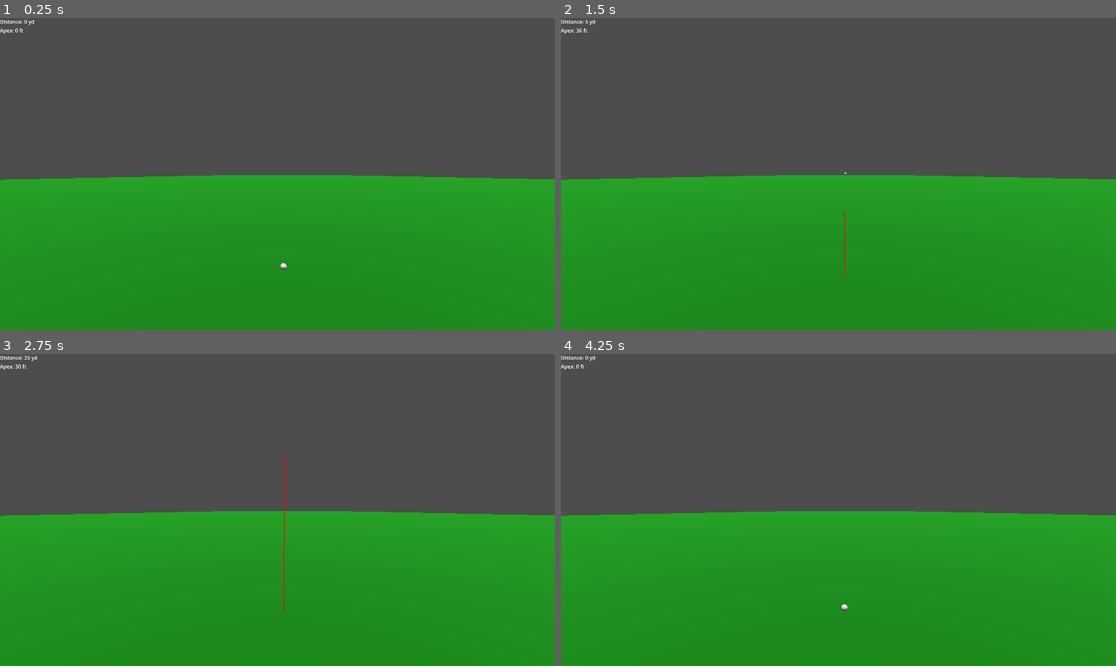
Above: before the commit, frames 1-4 (two rows, left to right).
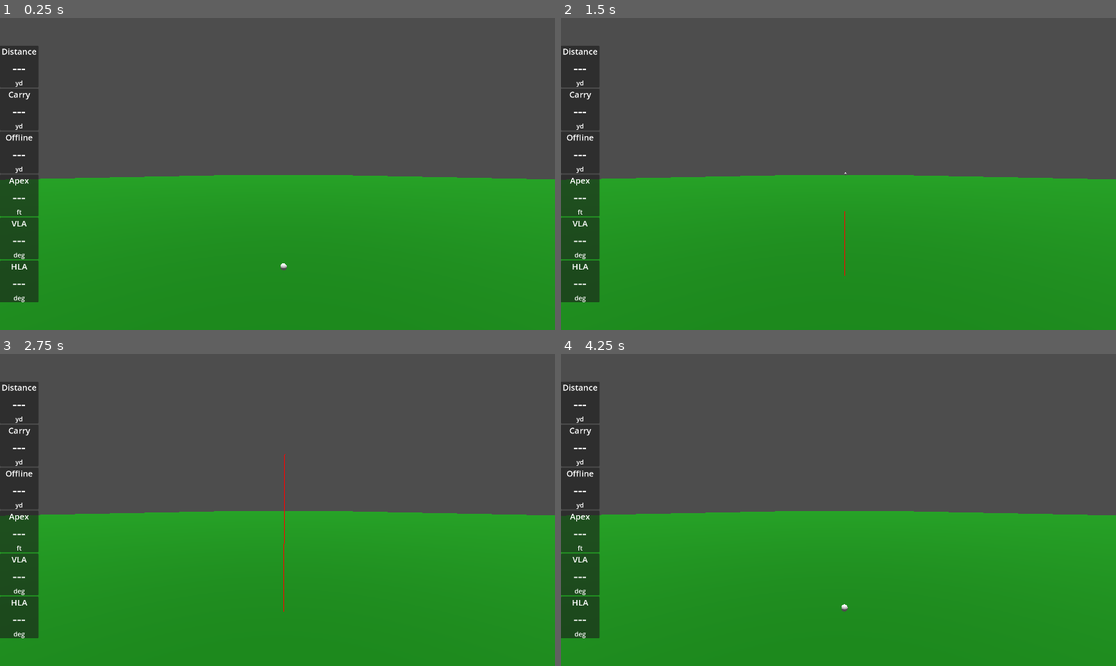
Above: after the commit, the same moments.

Repository: jhauck2/JaySimG
Game: Godot game, scene res://range.tscn
Same seed, same stepped clock (60 frames per second), same inputs: the game is played once before the commit and once after it.
Inputs:
- Up to frame 1 (0.25 s): no input
- Up to frame 2 (1.5 s): tap H (hit) at 0.6, 1.35 s; tap Enter at 1.25 s
- Up to frame 3 (2.75 s): tap R (reset) at 2 s; tap H (hit) at 2.1 s
- Up to frame 4 (4.25 s): tap R (reset) at 2.75, 3.5, 4.15 s; tap H (hit) at 2.85, 3.6 s

The runs differ from the first frame. In frame 1, 5.6% of the frame differs, in the area x 0-8%, y 0-92%; in frame 2, 5.6%; in frame 3, 5.6%; in frame 4, 5.6%.

Commit message:
Updated range UI

Diff:
--- /dev/null
+++ b/data_panel.gd
@@ -0,0 +1,27 @@
+extends PanelContainer
+@export var label: String = "Label"
+@export var data: String = "---"
+@export var units: String = "units"
+
+# Called when the node enters the scene tree for the first time.
+func _ready() -> void:
+	set_label(label)
+	set_data(data)
+	set_units(units)
+
+
+# Called every frame. 'delta' is the elapsed time since the previous frame.
+func _process(delta: float) -> void:
+	pass
+
+
+func set_label(label: String):
+	$VBoxContainer/Label.text = label
+
+
+func set_data(value: String):
+	$VBoxContainer/Data.text = value
+
+
+func set_units(units: String):
+	$VBoxContainer/Units.text = units
--- /dev/null
+++ b/data_panel.tscn
@@ -0,0 +1,28 @@
+[gd_scene load_steps=2 format=3 uid="uid://bxqjwaed60ykh"]
+
+[ext_resource type="Script" uid="uid://xfw7yhivttql" path="res://data_panel.gd" id="1_440qv"]
+
+[node name="DataPanel" type="PanelContainer"]
+custom_minimum_size = Vector2(100, 0)
+script = ExtResource("1_440qv")
+
+[node name="VBoxContainer" type="VBoxContainer" parent="."]
+layout_mode = 2
+
+[node name="Label" type="Label" parent="VBoxContainer"]
+layout_mode = 2
+theme_override_font_sizes/font_size = 26
+text = "Label"
+horizontal_alignment = 1
+
+[node name="Data" type="Label" parent="VBoxContainer"]
+layout_mode = 2
+theme_override_font_sizes/font_size = 42
+text = "---"
+horizontal_alignment = 1
+
+[node name="Units" type="Label" parent="VBoxContainer"]
+layout_mode = 2
+theme_override_font_sizes/font_size = 20
+text = "unit"
+horizontal_alignment = 1
--- a/range.tscn
+++ b/range.tscn
@@ -1,8 +1,9 @@
-[gd_scene load_steps=8 format=3 uid="uid://b1idtxfp7eoke"]
+[gd_scene load_steps=9 format=3 uid="uid://b1idtxfp7eoke"]
 
 [ext_resource type="Script" uid="uid://c4whkfuiysonu" path="res://range.gd" id="1_sunpe"]
 [ext_resource type="Script" uid="uid://bg5tbfjpq3flx" path="res://tcp_client.gd" id="2_d1a0v"]
 [ext_resource type="PackedScene" uid="uid://w55fmvo7ly8g" path="res://golf_ball.tscn" id="3_4jr3s"]
+[ext_resource type="PackedScene" uid="uid://da1vsfwmbk8vw" path="res://range_ui.tscn" id="4_d1a0v"]
 
 [sub_resource type="Environment" id="Environment_sunpe"]
 ambient_light_color = Color(1, 1, 1, 1)
@@ -49,6 +50,7 @@
 light_indirect_energy = 6.592
 
 [node name="VBoxContainer" type="VBoxContainer" parent="."]
+visible = false
 offset_right = 40.0
 offset_bottom = 40.0
 
@@ -60,5 +62,7 @@
 layout_mode = 2
 text = "Apex: "
 
+[node name="RangeUI" parent="." instance=ExtResource("4_d1a0v")]
+
 [connection signal="hit_ball" from="TCPClient" to="GolfBall" method="_on_tcp_client_hit_ball"]
 [connection signal="good_data" from="GolfBall" to="TCPClient" method="_on_golf_ball_good_data"]
--- /dev/null
+++ b/range_ui.tscn
@@ -0,0 +1,47 @@
+[gd_scene load_steps=2 format=3 uid="uid://da1vsfwmbk8vw"]
+
+[ext_resource type="PackedScene" uid="uid://bxqjwaed60ykh" path="res://data_panel.tscn" id="1_q72xt"]
+
+[node name="RangeUI" type="MarginContainer"]
+anchors_preset = 15
+anchor_right = 1.0
+anchor_bottom = 1.0
+grow_horizontal = 2
+grow_vertical = 2
+size_flags_vertical = 3
+
+[node name="VBoxContainer" type="VBoxContainer" parent="."]
+custom_minimum_size = Vector2(120, 0)
+layout_mode = 2
+size_flags_horizontal = 0
+size_flags_vertical = 4
+
+[node name="Distance" parent="VBoxContainer" instance=ExtResource("1_q72xt")]
+layout_mode = 2
+label = "Distance"
+units = "yd"
+
+[node name="Carry" parent="VBoxContainer" instance=ExtResource("1_q72xt")]
+layout_mode = 2
+label = "Carry"
+units = "yd"
+
+[node name="Offline" parent="VBoxContainer" instance=ExtResource("1_q72xt")]
+layout_mode = 2
+label = "Offline"
+units = "yd"
+
+[node name="Apex" parent="VBoxContainer" instance=ExtResource("1_q72xt")]
+layout_mode = 2
+label = "Apex"
+units = "ft"
+
+[node name="VLA" parent="VBoxContainer" instance=ExtResource("1_q72xt")]
+layout_mode = 2
+label = "VLA"
+units = "deg"
+
+[node name="HLA" parent="VBoxContainer" instance=ExtResource("1_q72xt")]
+layout_mode = 2
+label = "HLA"
+units = "deg"
Not shown, added: data_panel.gd.uid
